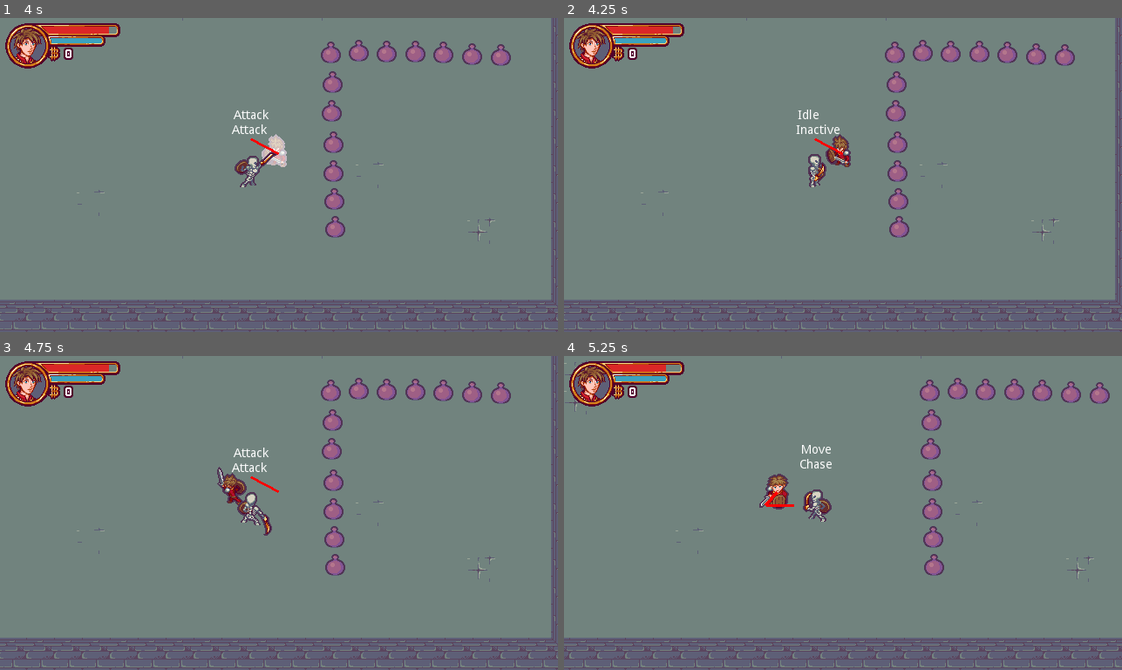
Above: before the commit, frames 1-4 (two rows, left to right).
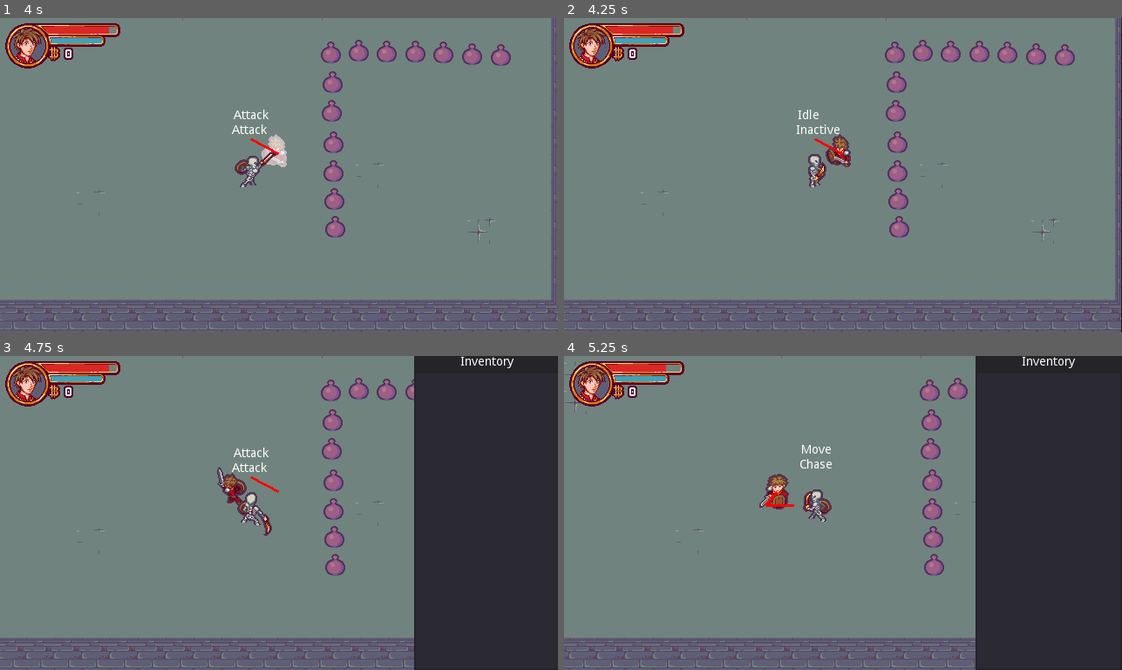
Above: after the commit, the same moments.

Repository: EvilYep/godot-rogue-like-tutorial
Game: Godot game, scene res://Scenes/Levels/Level.tscn
Same seed, same stepped clock (60 frames per second), same inputs: the game is played once before the commit and once after it.
Inputs:
- Up to frame 1 (4 s): tap Enter (ui_accept) at 0.5, 0.77, 1.52, 3.02, 3.77 s; hold Right (ui_right) 0.53-1.28 s; hold Ctrl (block) 0.53-1.28 s; hold Down (ui_down) 1.28-2.03 s; tap Ctrl (block) at 1.35, 2.85 s; hold Right (ui_right) 2.03-2.78 s; hold Ctrl (block) 2.03-2.78 s; hold Up (ui_up) 2.78-3.53 s; hold Left (ui_left) from 3.53 s (still down); hold Ctrl (block) from 3.53 s (still down)
- Up to frame 2 (4.25 s): keep holding Left (ui_left); keep holding Ctrl (block); tap I (inventory) at 4.15 s
- Up to frame 3 (4.75 s): keep holding Left (ui_left); release Ctrl (block) at 4.28 s; tap Ctrl (block) at 4.35 s; tap Enter (ui_accept) at 4.52 s
- Up to frame 4 (5.25 s): release Left (ui_left) at 5.03 s; hold Down (ui_down) from 5.03 s (still down); hold Ctrl (block) from 5.03 s (still down)

Frame 1 is identical in both runs. In frame 2, 0.2% of the frame differs, in the area x 99-100%, y 0-100%; in frame 3, 26%; in frame 4, 26%, in the area x 73-100%, y 0-100%.

Commit message:
Inventory UI 1/2 - implementing MVC pattern :tv:

Diff:
--- a/Scenes/Levels/Level.tscn
+++ b/Scenes/Levels/Level.tscn
@@ -15,6 +15,8 @@
 [ext_resource path="res://Scenes/Levels/Level.gd" type="Script" id=13]
 [ext_resource path="res://Scenes/Actors/ColorFlashShaderMaterial.tres" type="Material" id=14]
 [ext_resource path="res://Scenes/InteractiveObjects/Door.tscn" type="PackedScene" id=15]
+[ext_resource path="res://Scenes/UI/Inventory/InventoryDataManager.gd" type="Script" id=16]
+[ext_resource path="res://Scenes/UI/Inventory/InventoryItemList.gd" type="Script" id=17]
 [ext_resource path="res://Scenes/UI/Inventory/Inventory.gd" type="Script" id=20]
 
 [sub_resource type="ConvexPolygonShape2D" id=2]
@@ -619,9 +621,47 @@
 }
 
 [node name="Inventory" type="Control" parent="UI_Container/UI"]
-margin_right = 40.0
-margin_bottom = 40.0
+anchor_right = 1.0
+anchor_bottom = 1.0
 script = ExtResource( 20 )
+__meta__ = {
+"_edit_lock_": true
+}
+
+[node name="InventoryDataManager" type="Node" parent="UI_Container/UI/Inventory"]
+script = ExtResource( 16 )
+
+[node name="Panel" type="Panel" parent="UI_Container/UI/Inventory"]
+anchor_left = 1.0
+anchor_right = 1.0
+anchor_bottom = 1.0
+margin_right = 168.0
+__meta__ = {
+"_edit_lock_": true
+}
+
+[node name="VBoxContainer" type="VBoxContainer" parent="UI_Container/UI/Inventory/Panel"]
+anchor_right = 1.0
+anchor_bottom = 1.0
+__meta__ = {
+"_edit_lock_": true
+}
+
+[node name="Label" type="Label" parent="UI_Container/UI/Inventory/Panel/VBoxContainer"]
+margin_right = 168.0
+margin_bottom = 14.0
+text = "Inventory"
+align = 1
+valign = 1
+
+[node name="ItemList" type="ItemList" parent="UI_Container/UI/Inventory/Panel/VBoxContainer"]
+margin_top = 18.0
+margin_right = 168.0
+margin_bottom = 360.0
+size_flags_vertical = 3
+script = ExtResource( 17 )
+
+[node name="Tween" type="Tween" parent="UI_Container/UI/Inventory"]
 
 [node name="ItemFactory" type="Node2D" parent="."]
 script = ExtResource( 11 )
@@ -632,3 +672,6 @@
 
 [node name="Door" parent="." instance=ExtResource( 15 )]
 position = Vector2( 480, 32 )
+
+[connection signal="item_added" from="UI_Container/UI/Inventory/InventoryDataManager" to="UI_Container/UI/Inventory/Panel/VBoxContainer/ItemList" method="_on_InventoryDataManager_item_added"]
+[connection signal="item_removed" from="UI_Container/UI/Inventory/InventoryDataManager" to="UI_Container/UI/Inventory/Panel/VBoxContainer/ItemList" method="_on_InventoryDataManager_item_removed"]
--- a/Scenes/UI/Inventory/Inventory.gd
+++ b/Scenes/UI/Inventory/Inventory.gd
@@ -1,66 +1,44 @@
 extends Control
 
-class_name  Inventory
+class_name Inventory
 
-var item_list : Array = []
+onready var tween = $Tween
+onready var panel = $Panel
+onready var hidden_position = rect_position
+onready var visible_position = rect_position - panel.rect_size * Vector2.RIGHT
 
-#### SUB-CLASS ####
-class ItemAmount:
-	var amount : int = 0
-	var item : ItemData = null
+var hidden := true setget set_hidden, is_hidden
 
-	func _init(_amount : int, _item : ItemData) -> void:
-		amount = _amount
-		item = _item
+signal hidden_changed(value)
+
+#### ACCESSORS ####
+
+func set_hidden(value: bool) -> void:
+	if hidden != value:
+		hidden = value
+		emit_signal("hidden_changed", hidden)
+func is_hidden() -> bool: return hidden
 
 #### BUILT-IN ####
 
 func _ready() -> void:
-	var __ = EVENTS.connect("object_collected", self, "_on_object_collected")
-
-#### INPUT ####
-
-func _input(_event: InputEvent) -> void:
-	if Input.is_action_pressed("inventory"):
-		_print_inventory()
+	var __ = connect("hidden_changed", self, "_on_hidden_changed")
 
 #### LOGIC ####
 
-func _append_item(item : ItemData, amount : int = 1) -> void:
-	var item_amount_id = _find_item_id(item)
-	if item_amount_id == -1:
-		item_list.append(ItemAmount.new(amount, item))
-	else:
-		item_list[item_amount_id].amount += amount
+func _animation(appear: bool) -> void:
+	var from = rect_position
+	var to = visible_position if appear else hidden_position
+	tween.interpolate_property(self, "rect_position", from, to, 0.7, Tween.TRANS_CUBIC)
+	tween.start()
 
-func _remove_item(item : ItemData, amount : int = 1) -> void:
-	var item_amount_id = _find_item_id(item)
-	if item_amount_id == -1:
-		push_error("%s could not be removed from the list. No ItemAmount corresponding was found" % item.item_name)
-	else:
-		item_list[item_amount_id].amount -= amount
-		if item_list[item_amount_id].amount <= 0:
-			item_list.remove(item_amount_id)
+#### INPUTS ####
 
-func _print_inventory() -> void:
-	print("--- INVENTORY CONTENT ---")
-	print("")
-	for item_amount in item_list:
-		print(item_amount.item.item_name + " : " + String(item_amount.amount))
-	print("")
-	print("------")
-
-# Finds the position of the ItemAmount corresponding to the given item in the item_list
-# and returns its id. If no ItemAmount correspons, it returns -1
-func _find_item_id(item : ItemData) -> int:
-	for i in range(item_list.size()):
-		var item_amount = item_list[i]
-		if item_amount.item == item:
-			return i
-	return -1
+func _input(_event: InputEvent) -> void:
+	if Input.is_action_just_pressed("inventory"):
+		set_hidden(!hidden)
 
 #### SIGNAL RESPONSES ####
 
-func _on_object_collected(obj : Object) -> void:
-	if obj is Item:
-		_append_item(obj.item_data)
+func _on_hidden_changed(_value :bool) -> void:
+	_animation(!hidden)
--- /dev/null
+++ b/Scenes/UI/Inventory/InventoryDataManager.gd
@@ -0,0 +1,69 @@
+extends Node
+
+class_name  InventoryDataManager
+
+var item_list : Array = []
+
+signal item_added(item_amount)
+signal item_removed(item_amount)
+
+#### BUILT-IN ####
+
+func _ready() -> void:
+	var __ = EVENTS.connect("object_collected", self, "_on_object_collected")
+
+#### INPUT ####
+
+func _input(_event: InputEvent) -> void:
+	if Input.is_action_pressed("inventory"):
+		_print_inventory()
+
+#### LOGIC ####
+
+func _append_item(item : ItemData, amount : int = 1) -> void:
+	var item_amount_id = _find_item_id(item)
+	var item_amount = null
+
+	if item_amount_id == -1:
+		item_amount = ItemAmount.new(amount, item)
+		item_list.append(item_amount)
+	else:
+		item_amount = item_list[item_amount_id]
+		item_amount.amount += amount
+
+	emit_signal("item_added", item_amount)
+
+func _remove_item(item : ItemData, amount : int = 1) -> void:
+	var item_amount_id = _find_item_id(item)
+	if item_amount_id == -1:
+		push_error("%s could not be removed from the list. No ItemAmount corresponding was found" % item.item_name)
+	else:
+		var item_amount = item_list[item_amount_id]
+		item_amount.amount -= amount
+
+		emit_signal("item_removed", item_amount)
+		if item_amount.amount <= 0:
+			item_list.remove(item_amount_id)
+
+func _print_inventory() -> void:
+	print("--- INVENTORY CONTENT ---")
+	print("")
+	for item_amount in item_list:
+		print(item_amount.item.item_name + " : " + String(item_amount.amount))
+	print("")
+	print("------")
+
+# Finds the position of the ItemAmount corresponding to the given item in the item_list
+# and returns its id. If no ItemAmount correspons, it returns -1
+func _find_item_id(item : ItemData) -> int:
+	for i in range(item_list.size()):
+		var item_amount = item_list[i]
+		if item_amount.item == item:
+			return i
+	return -1
+
+#### SIGNAL RESPONSES ####
+
+func _on_object_collected(obj : Object) -> void:
+	if obj is Item:
+		_append_item(obj.item_data)
--- /dev/null
+++ b/Scenes/UI/Inventory/InventoryItemList.gd
@@ -0,0 +1,33 @@
+extends ItemList
+
+class_name InventoryItemList
+
+#### LOGIC ####
+
+func update_item_display(item_amount: ItemAmount) -> void:
+	var item_id = _find_item_in_list(item_amount)
+	var item_text = "%s : %d" % [item_amount.item.item_name, item_amount.amount]
+
+	if item_id == -1:
+		add_item(item_text, item_amount.item.inventory_texture)
+		item_id = get_item_count() -1
+		set_item_metadata(item_id, item_amount)
+	else:
+		if item_amount.amount <= 0:
+			remove_item(item_id)
+		else:
+			set_item_text(item_id, item_text)
+
+func _find_item_in_list(item_amount: ItemAmount) -> int:
+	for i in range(get_item_count()):
+		if item_amount == get_item_metadata(i):
+			return i
+	return -1
+
+#### SIGNAL RESPONSES ####
+
+func _on_InventoryDataManager_item_added(item_amount: ItemAmount) -> void:
+	update_item_display(item_amount)
+
+func _on_InventoryDataManager_item_removed(item_amount: ItemAmount) -> void:
+	update_item_display(item_amount)
--- /dev/null
+++ b/Scenes/UI/Inventory/ItemAmount.gd
@@ -0,0 +1,10 @@
+extends Object
+
+class_name ItemAmount
+
+var amount : int = 0
+var item : ItemData = null
+
+func _init(_amount : int, _item : ItemData) -> void:
+	amount = _amount
+	item = _item
--- a/project.godot
+++ b/project.godot
@@ -84,10 +84,25 @@
 "language": "GDScript",
 "path": "res://Scenes/UI/Inventory/Inventory.gd"
 }, {
+"base": "Node",
+"class": "InventoryDataManager",
+"language": "GDScript",
+"path": "res://Scenes/UI/Inventory/InventoryDataManager.gd"
+}, {
+"base": "ItemList",
+"class": "InventoryItemList",
+"language": "GDScript",
+"path": "res://Scenes/UI/Inventory/InventoryItemList.gd"
+}, {
 "base": "Node2D",
 "class": "Item",
 "language": "GDScript",
 "path": "res://Scenes/InteractiveObjects/Item/Item.gd"
+}, {
+"base": "Object",
+"class": "ItemAmount",
+"language": "GDScript",
+"path": "res://Scenes/UI/Inventory/ItemAmount.gd"
 }, {
 "base": "Resource",
 "class": "ItemData",
@@ -160,7 +175,10 @@
 "EnemyMoveState": "",
 "GoToState": "",
 "Inventory": "",
+"InventoryDataManager": "",
+"InventoryItemList": "",
 "Item": "",
+"ItemAmount": "",
 "ItemData": "",
 "ItemDropWeight": "",
 "ItemFactory": "",
Not shown: 1 places in Scenes/Levels/Level.tscn that only renumber resources
